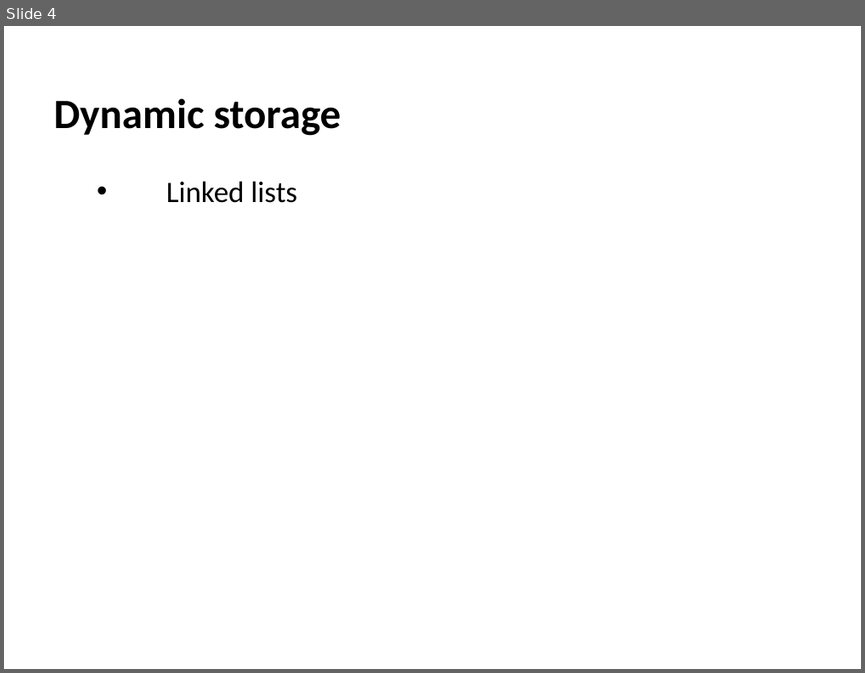
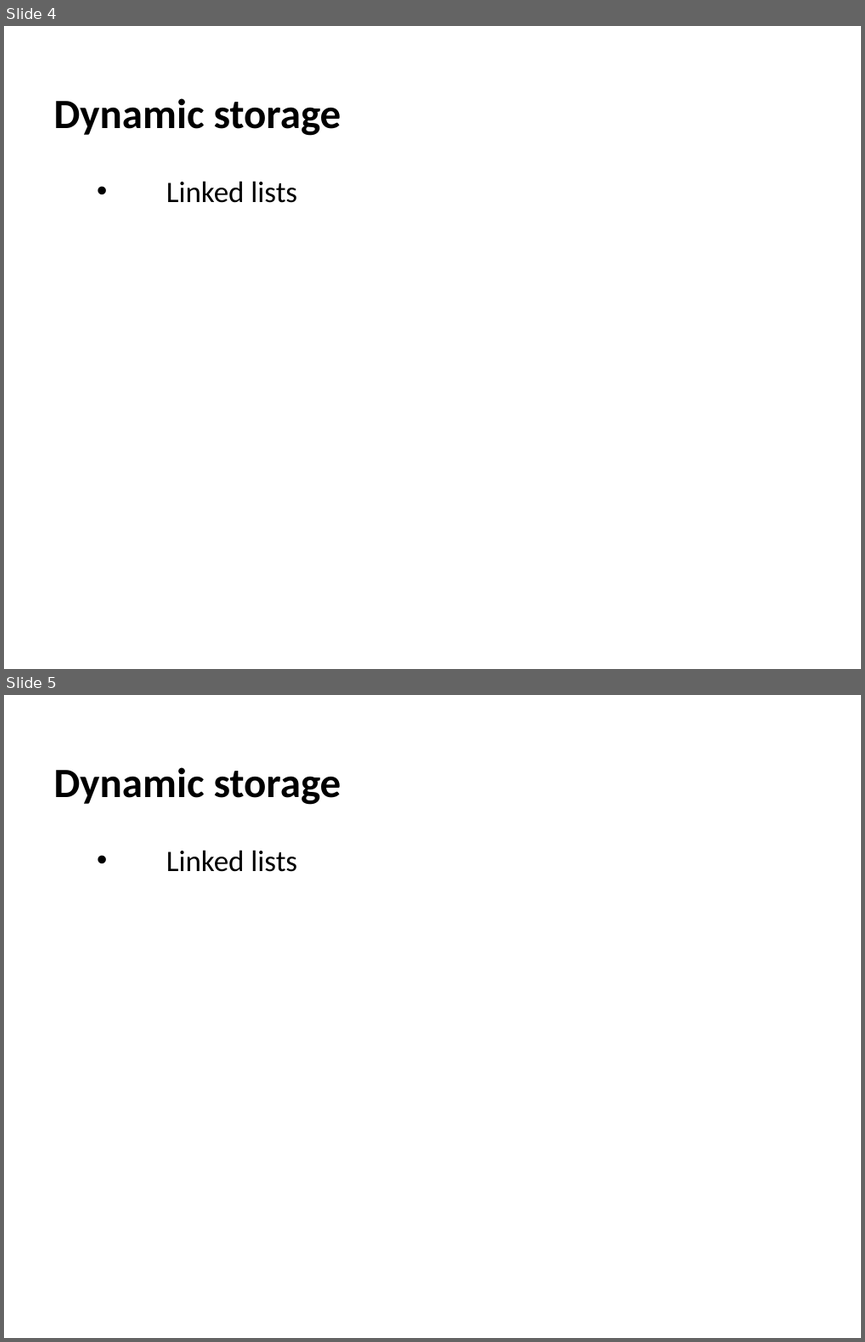
Before and after one commit to szetko/course-materials, a slide deck: Programming 4/03.1 Linked Lists/03.1 Linked Lists.pptx. Shown one above the other, each under a label of ours: slide 4 before the commit, slides 4 and 5 after it. The pictures are 865x673 and 865x1342 pixels, drawn with LibreOffice and Linux fonts; fonts in the diff are those of the drawing. Boxes give left, top, right and bottom in pixels: in the first picture for what was removed or moved away, otherwise in the second. Text is boxed around its words. In the diff, an @@ line names an element or a change of style, - is before the commit and + after.

Commit message:
Update 3.1 -  Linked Lists

```diff
--- a/Programming 4/03.1 Linked Lists/03.1 Linked Lists.pptx
+++ b/Programming 4/03.1 Linked Lists/03.1 Linked Lists.pptx
@@ slide 5 added at [4,695,861,1338], background #FFFFFF @@
@@ text added at [54,767,341,872], 35 pt, text #000000, bold @@
+  Dynamic storage
+    • Linked lists
```
Also in this commit, not shown: 1 slide changed, 2 other slides added.
